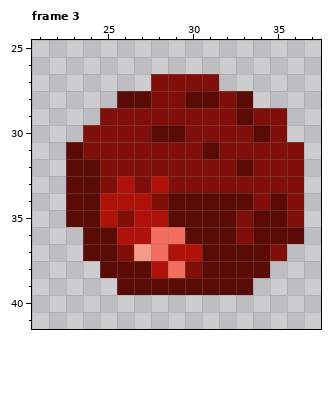
Pixel-art file: sprites/player-small-move.aseprite. That is the earlier state.
64x64 pixels, 4 frames. Shown: frame 3: x 21..37, y 25..41. The commit also changed other frames, which this record leaves out.
And afterwards:
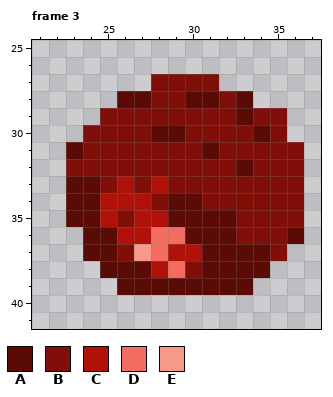
Palette (. is transparent): A #5b0b06  B #800f09  C #b0120a  D #f36c60  E #f69988
Change:
--- frame 3
@@ x 21..37 @@
 31 ..ABBBBBBBABBBBB.
-32 ..AABBBBBBBBABBB.
+32 ..BBBBBBBBBBABBB.
 33 ..AABCBCBBBBBBBB.
-34 ..AACCCBAAAAABAB.
-35 ..AACBCCAAAABAAB.
-36 ...AACCDDAAABAAA.
+34 ..AACCCBAABBBBBB.
+35 ..AACBCCAAAABBBB.
+36 ...AACCDDAAABBBA.
 37 ...AABEDCCAAAAB..
Changed places in both pictures, as pixel boxes (x1, y1, x2, y2):
changed: (66, 159, 100, 176)
changed: (202, 193, 287, 244)
